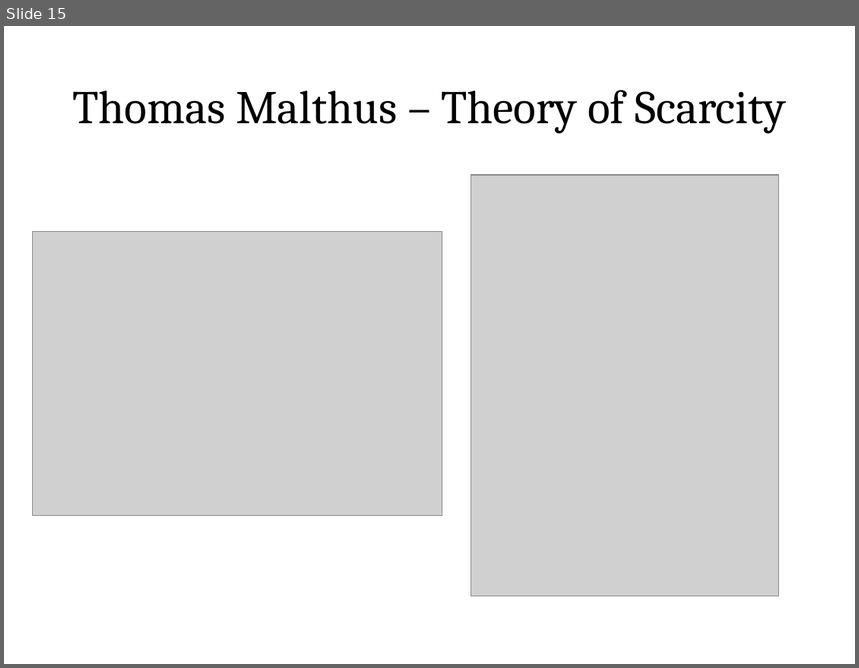
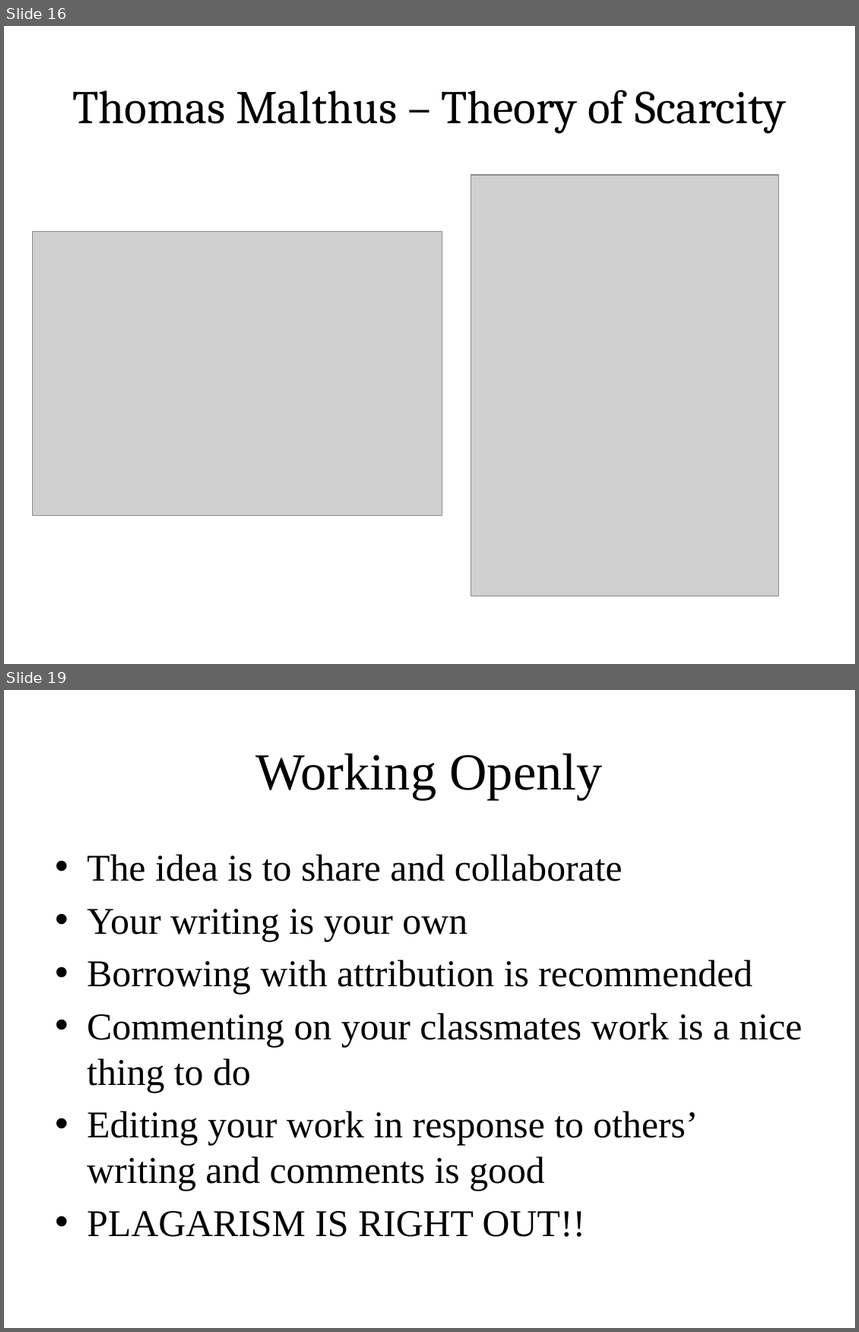
Before and after one commit to zoechao/teaching, a slide deck: womenwaterwork/data_data_everywhere.pptx. Shown one above the other, each under a label of ours: slide 15 before the commit, slides 16 and 19 after it; the slides between them are not shown. The pictures are 859x668 and 859x1332 pixels, drawn with LibreOffice and Linux fonts; fonts in the diff are those of the drawing; grey boxes stand for pictures. Boxes give left, top, right and bottom in pixels: in the first picture for what was removed or moved away, otherwise in the second. Text is boxed around its words. In the diff, an @@ line names an element or a change of style, - is before the commit and + after.

```diff
--- a/womenwaterwork/data_data_everywhere.pptx
+++ b/womenwaterwork/data_data_everywhere.pptx
@@ slide 19 added at bbox=[4, 690, 855, 1328], background #FFFFFF @@
@@ title added at bbox=[256, 753, 602, 799], 44 pt, text #000000 @@
+Working Openly
@@ text added at bbox=[87, 854, 803, 1237], 32 pt, text #000000 @@
+• The idea is to share and collaborate
+• Your writing is your own
+• Borrowing with attribution is recommended
+• Commenting on your classmates work is a nice thing to do
+• Editing your work in response to others’ writing and comments is good
+• PLAGARISM IS RIGHT OUT!!
@@ what was slide 15 is now slide 16 @@
```
Also in this commit, not shown: 4 slides changed, 1 other slide added, 1 other file.
